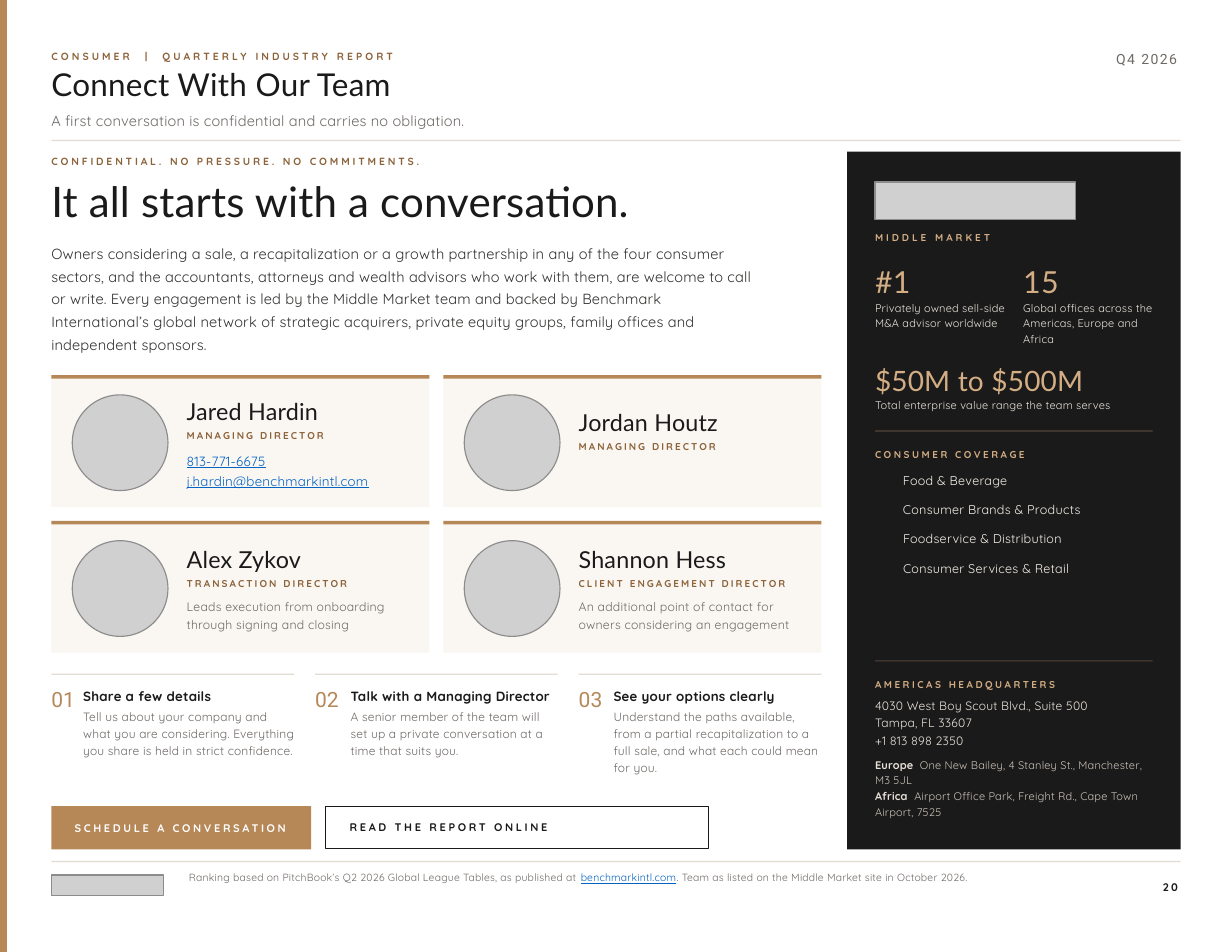
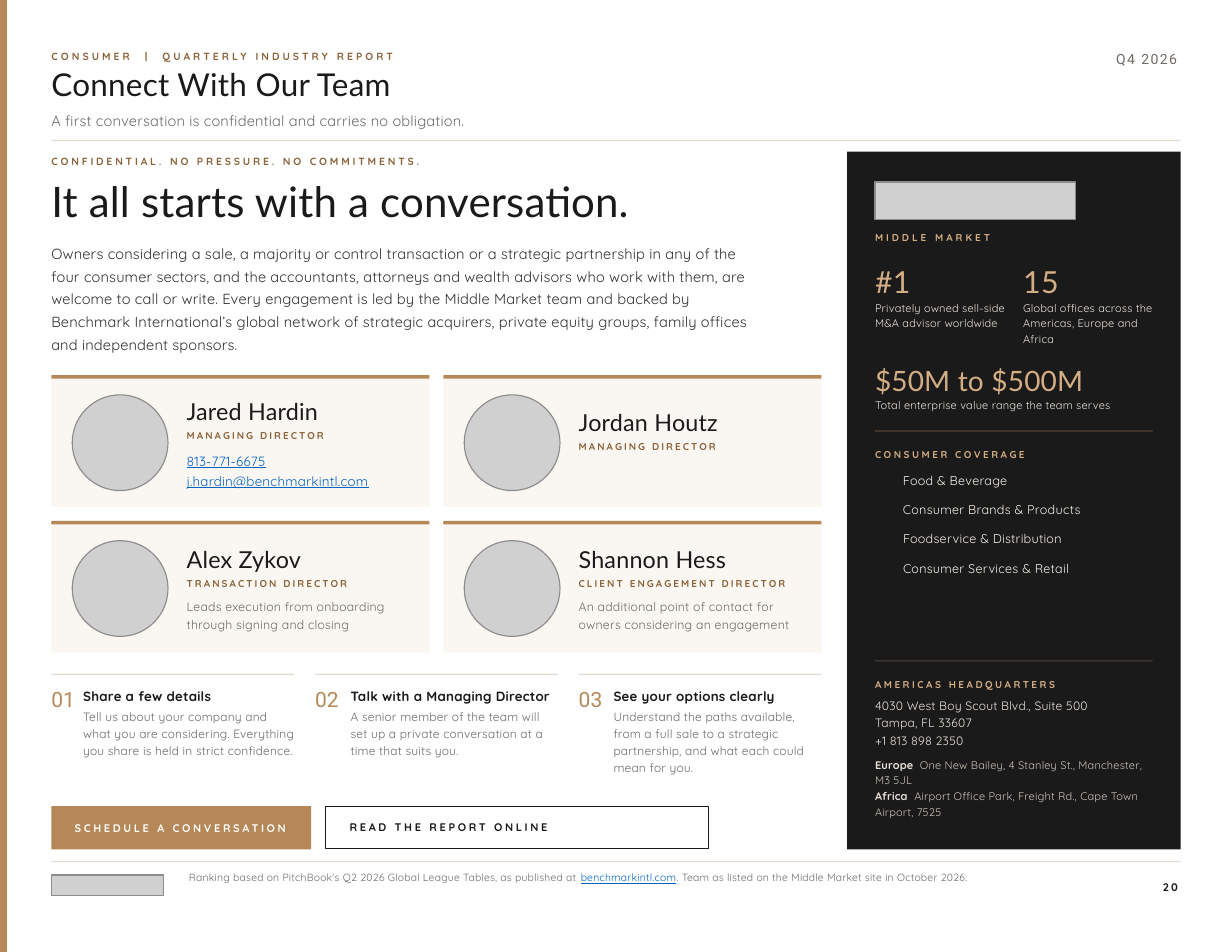
Before and after one commit to jp-hardin/about, a slide deck: slide 20 of mid-market-practice/_build/reports/consumer-q4-2026/brief.pptx. Drawn at 1232x952 pixels with LibreOffice and Linux fonts; fonts in the diff are those of the drawing; grey boxes stand for pictures; background and template pictures are left out. Boxes give left, top, right and bottom in pixels: in the first picture for what was removed or moved away, otherwise in the second. Text is boxed around its words. In the diff, an @@ line names an element or a change of style, - is before the commit and + after.

```diff
--- a/mid-market-practice/_build/reports/consumer-q4-2026/brief.pptx
+++ b/mid-market-practice/_build/reports/consumer-q4-2026/brief.pptx
@@ text at (51,248,747,353): text changed @@
-Owners considering a sale, a recapitalization or a growth partnership in any of the four consumer sectors, and the accountants, attorneys and wealth advisors who work with them, are welcome to call or write. Every engagement is led by the Middle Market team and backed by Benchmark International’s global network of strategic acquirers, private equity groups, family offices and independent sponsors.
+Owners considering a sale, a majority or control transaction or a strategic partnership in any of the four consumer sectors, and the accountants, attorneys and wealth advisors who work with them, are welcome to call or write. Every engagement is led by the Middle Market team and backed by Benchmark International’s global network of strategic acquirers, private equity groups, family offices and independent sponsors.
@@ text at (614,712,804,775): text changed @@
-Understand the paths available, from a partial recapitalization to a full sale, and what each could mean for you.
+Understand the paths available, from a full sale to a strategic partnership, and what each could mean for you.
```
Also in this commit, not shown: 1 other slide changed, 30 other files.
